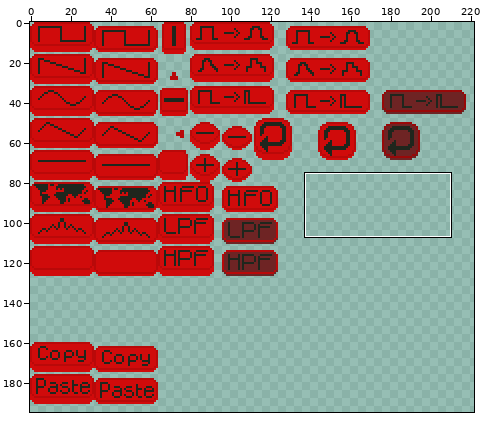
Edited in one commit: pixel-art file (textures/buttons.aseprite). The picture above shows the old version from afar; the outline marks the close-up.
Close-up. Earlier state:
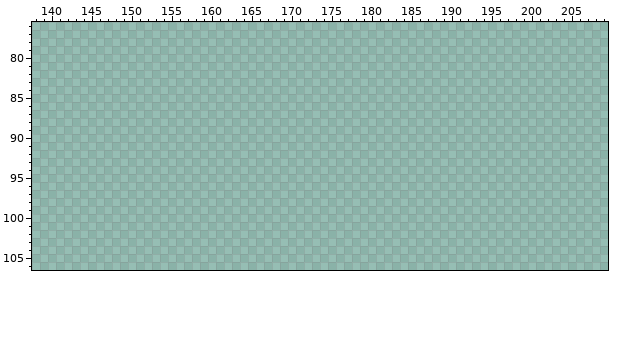
260x196 pixels, 1 frame. Shown: x 138..209, y 76..106. The wide view leaves out empty margins.
Visible layers, top first: "Layer 2", "Layer 1".
Palette (. is transparent): 
The same view after the edit:
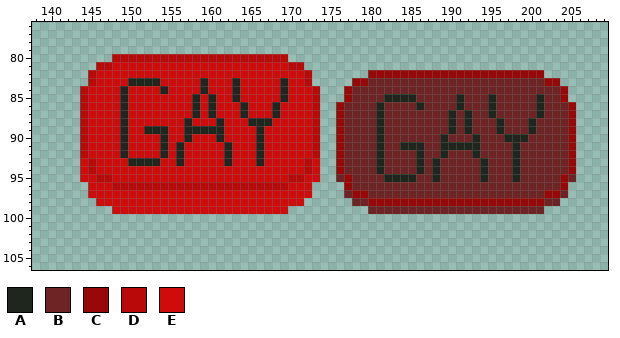
Colours new in this view: A #1f261d  B #6e2424  C #990808  D #b90909  E #d00b0b
Edits made:
Changed rows in their new state; - is an unchanged pixel.
Layers "Layer 2", "Layer 1":
first column x 144:
 80 ----DDDDDDDDDDDDDDDDDDDDDD------------------------------------
 81 --DDEEEEEEEEEEEEEEEEEEEEEEDD----------------------------------
 82 -DEEEEEEEEEEEEEEEEEEEEEEEEEED-------CCCCCCCCCCCCCCCCCCCCCC----
 83 -DEEEEAAAAEEEEEAEEEAEEEEEAEED-----CCBBBBBBBBBBBBBBBBBBBBBBCC--
 84 DEEEEAEEEEAEEEEAEEEAEEEEEAEEED---CBBBBBBBBBBBBBBBBBBBBBBBBBBC-
 85 DEEEEAEEEEEEEEAEAEEAEEEEEAEEED---CBBBBAAAABBBBBABBBABBBBBABBC-
 86 DEEEEAEEEEEEEEAEAEEEAEEEAEEEED--CBBBBABBBBABBBBABBBABBBBBABBBC
 87 DEEEEAEEEEEEEEAEAEEEAEEEAEEEED--CBBBBABBBBBBBBABABBABBBBBABBBC
 88 DEEEEAEEEEEEEAEEEAEEEAAAEEEEED--CBBBBABBBBBBBBABABBBABBBABBBBC
 89 DEEEEAEEAAAEEAAAAAEEEEAEEEEEED--CBBBBABBBBBBBBABABBBABBBABBBBC
 90 DEEEEAEEEEAEEAEEEAEEEEAEEEEEED--CBBBBABBBBBBBABBBABBBAAABBBBBC
 91 DEEEEAEEEEAEAEEEEEAEEEAEEEEEED--CBBBBABBAAABBAAAAABBBBABBBBBBC
 92 DEEEEAEEEEAEAEEEEEAEEEAEEEEEED--CBBBBABBBBABBABBBABBBBABBBBBBC
 93 EDEEEEAAAAEEAEEEEEAEEEAEEEEEDE--CBBBBABBBBABABBBBBABBBABBBBBBC
 94 EDEEEEEEEEEEEEEEEEEEEEEEEEEEDE--CBBBBABBBBABABBBBBABBBABBBBBBC
 95 EEDDEEEEEEEEEEEEEEEEEEEEEEDDEE--BCBBBBAAAABBABBBBBABBBABBBBBCB
 96 -EEEDDDDDDDDDDDDDDDDDDDDDDEEE----CBBBBBBBBBBBBBBBBBBBBBBBBBBC-
 97 -EEEEEEEEEEEEEEEEEEEEEEEEEEEE----BCCBBBBBBBBBBBBBBBBBBBBBBCCB-
 98 --EEEEEEEEEEEEEEEEEEEEEEEEEE------BBCCCCCCCCCCCCCCCCCCCCCCBB--
 99 ----EEEEEEEEEEEEEEEEEEEEEE----------BBBBBBBBBBBBBBBBBBBBBB----
